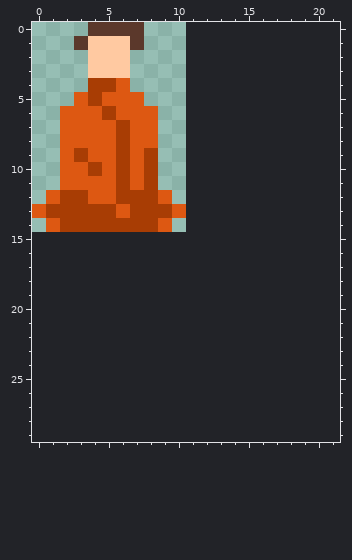
Edited in one commit: pixel-art sprite (src/sprites/NPCs.png). The picture above is the old version.
The file is 11x15 pixels. The old version is drawn lined up with the new one, on the new canvas.
The same view after the edit:
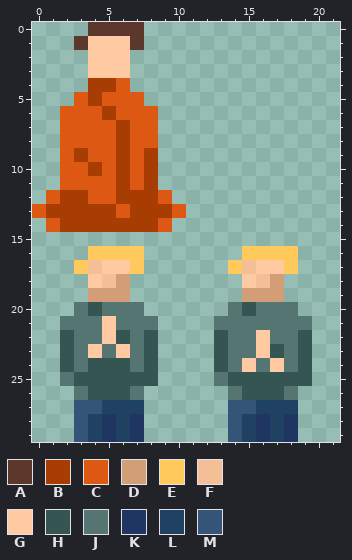
Palette (. is transparent): A #5b382b  B #a83d04  C #dd5812  D #d19e78  E #ffc95c  F #f4be97  G #ffc9a1  H #345551  J #547571  K #1f3663  L #1f4263  M #345577
What changed:
canvas 11x15 -> 22x30
Changed rows in their new state; - is an unchanged pixel.
first column x 2:
16 --EEEE-------EEEE-
17 -EFGGE------EFGGE-
18 --GFD--------GFD--
19 --DDD--------DDD--
20 -JHJJJ------JHJJJ-
21 JJJGJJJ----JJJJJJJ
22 HJJGHJH----HJJGJJH
23 HJGJGJH----HJJGHJH
24 HJHHHJH----HJGJGJH
25 JHHHHHH----JHHHHHH
26 -JHHHJ------JHHHJ-
27 -MMLLL------MMLLL-
28 -MLKLK------MLKLK-
29 -MLKLK------MLKLK-
Boxes around the changes in both pictures, in picture pixels (x1, y1, x2, y2):
added: (60, 246, 158, 442)
added: (214, 246, 312, 442)
